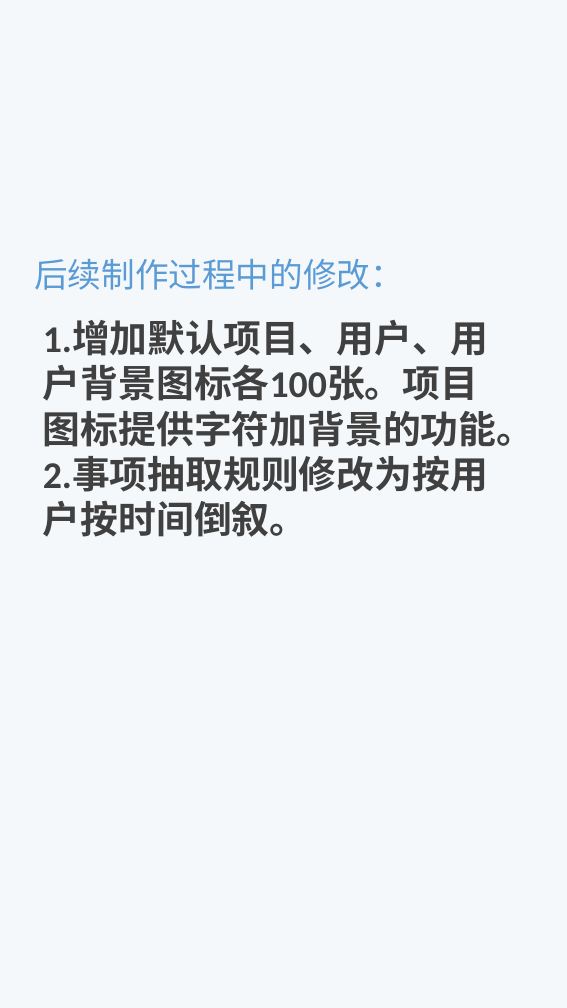
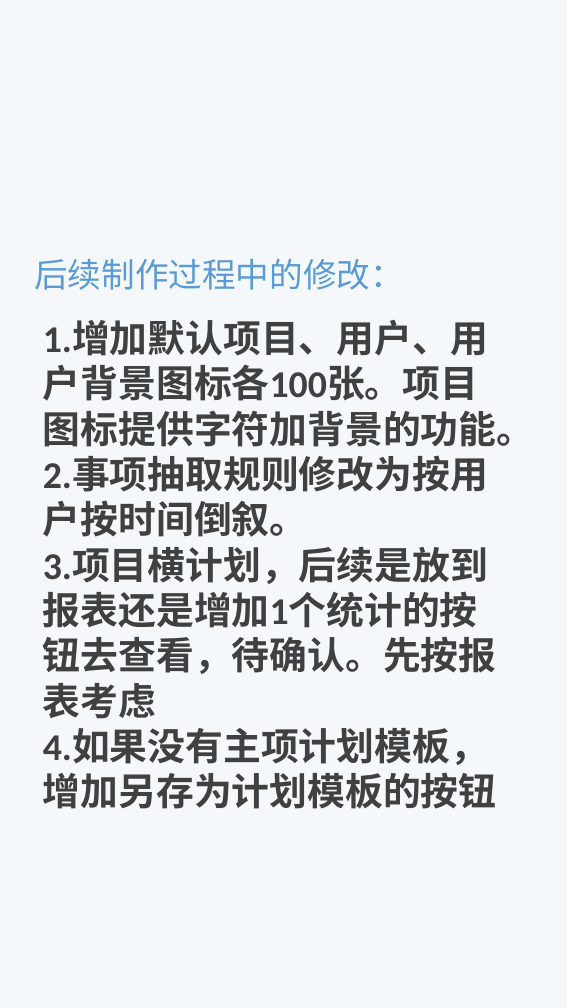
Before and after one commit to nstutu/makarov, a slide deck: slide 16 of design/makarovDesign.pptx. Drawn at 567x1008 pixels with LibreOffice and Linux fonts; fonts in the diff are those of the drawing. Boxes give left, top, right and bottom in pixels: in the first picture for what was removed or moved away, otherwise in the second. Text is boxed around its words. In the diff, an @@ line names an element or a change of style, - is before the commit and + after.

```diff
--- a/design/makarovDesign.pptx
+++ b/design/makarovDesign.pptx
@@ text at box(43, 547, 497, 809): paragraphs added @@
+3.项目横计划，后续是放到报表还是增加1个统计的按钮去查看，待确认。先按报表考虑
+4.如果没有主项计划模板，增加另存为计划模板的按钮
```
Also in this commit, not shown: 14 other files.
